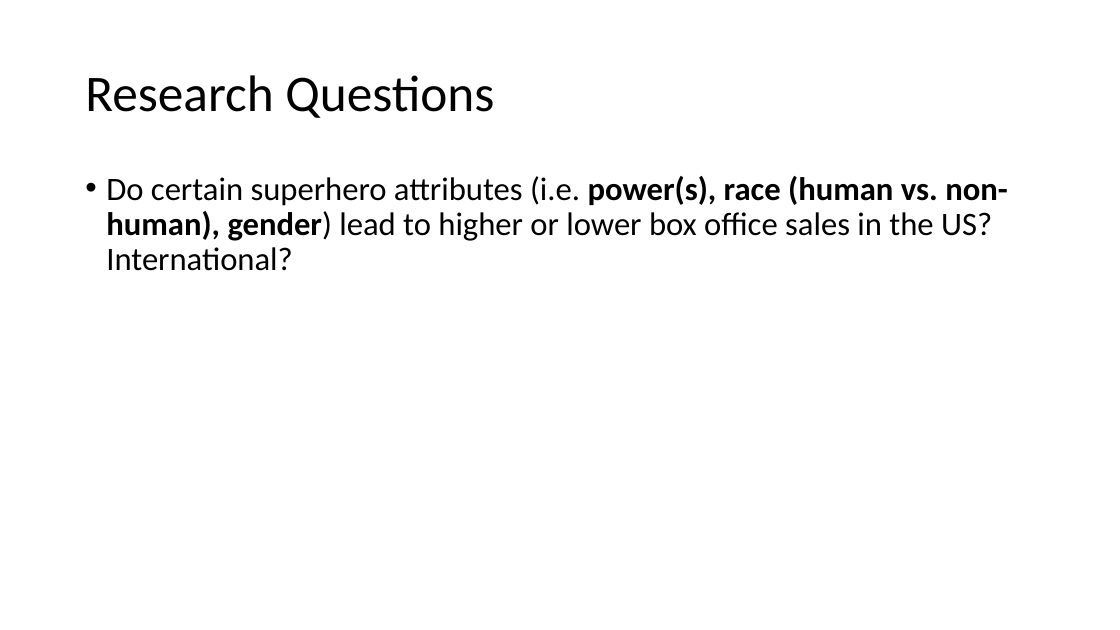
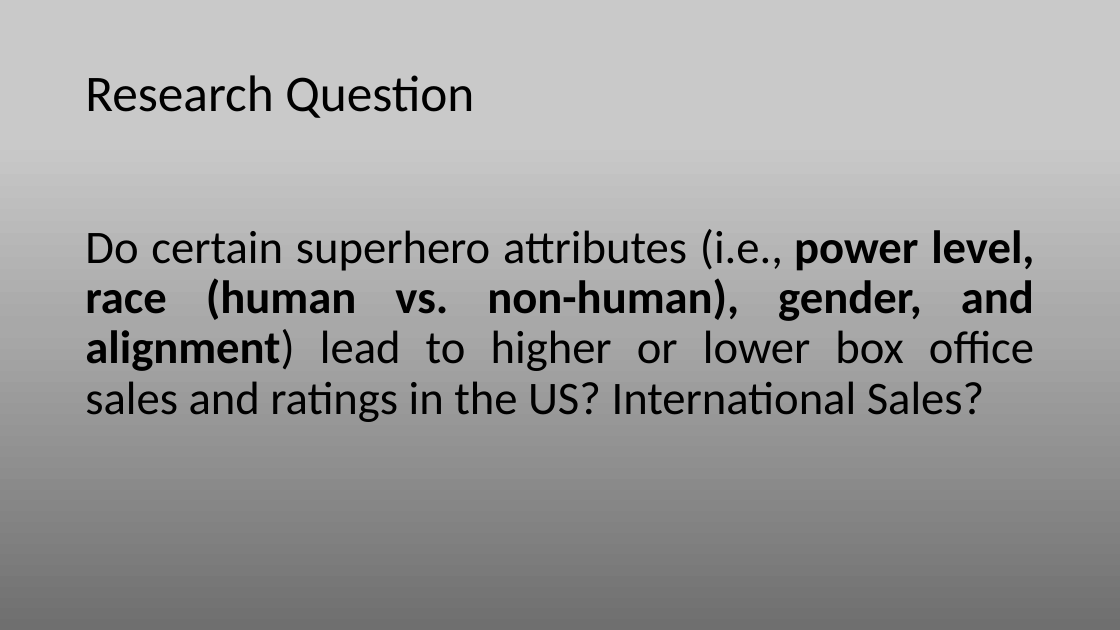
Before and after one commit to RyanSchraeder/Team-Aurora-Marvels, a slide deck: slide 2 of Project_1_Superheros.pptx (slide 3 before the commit). Drawn at 1120x630 pixels with LibreOffice and Linux fonts; fonts in the diff are those of the drawing. Boxes give left, top, right and bottom in pixels: in the first picture for what was removed or moved away, otherwise in the second. Text is boxed around its words. In the diff, an @@ line names an element or a change of style, - is before the commit and + after.

```diff
--- a/Project_1_Superheros.pptx
+++ b/Project_1_Superheros.pptx
@@ background #FFFFFF to gradient #6F6F6F to #A8A8A8 to #C9C9C9 @@
@@ title at (85,75,474,118): text changed @@
-Research Questions
+Research Question
@@ text at (85,229,1034,422): text changed; size 28 to 40 pt @@
-• Do certain superhero attributes (i.e. power(s), race (human vs. non-human), gender) lead to higher or lower box office sales in the US? International?
+Do certain superhero attributes (i.e., power level, race (human vs. non-human), gender, and alignment) lead to higher or lower box office sales and ratings in the US? International Sales?
```
Also in this commit, not shown: 3 other slides changed, 20 slides added, 23 slides removed.
